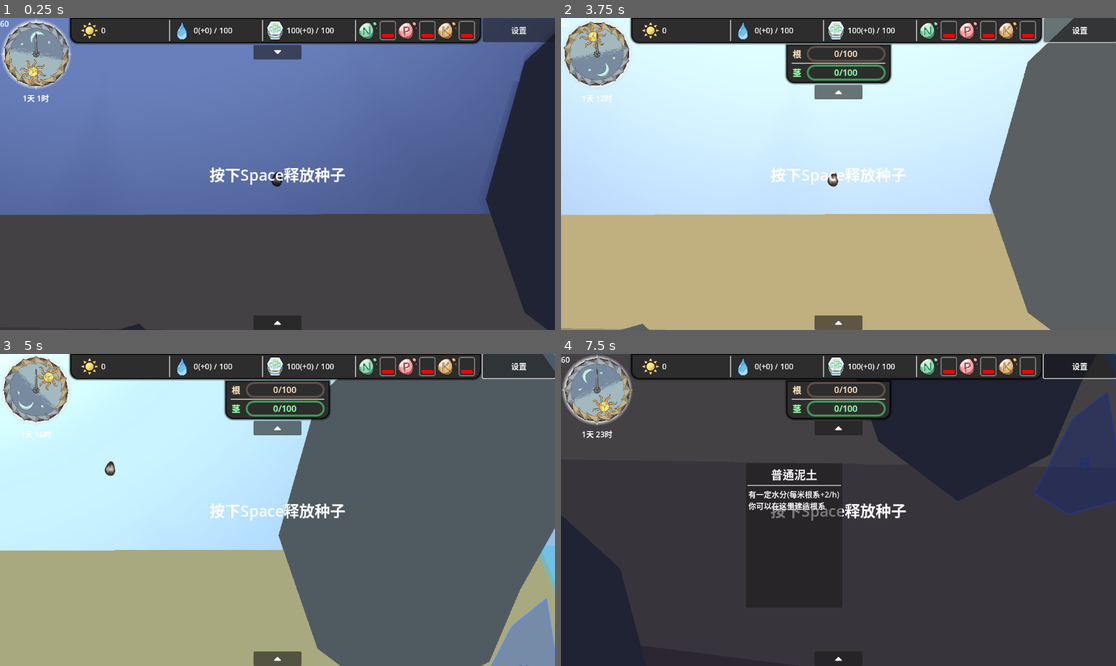
Above: before the commit, frames 1-4 (two rows, left to right).
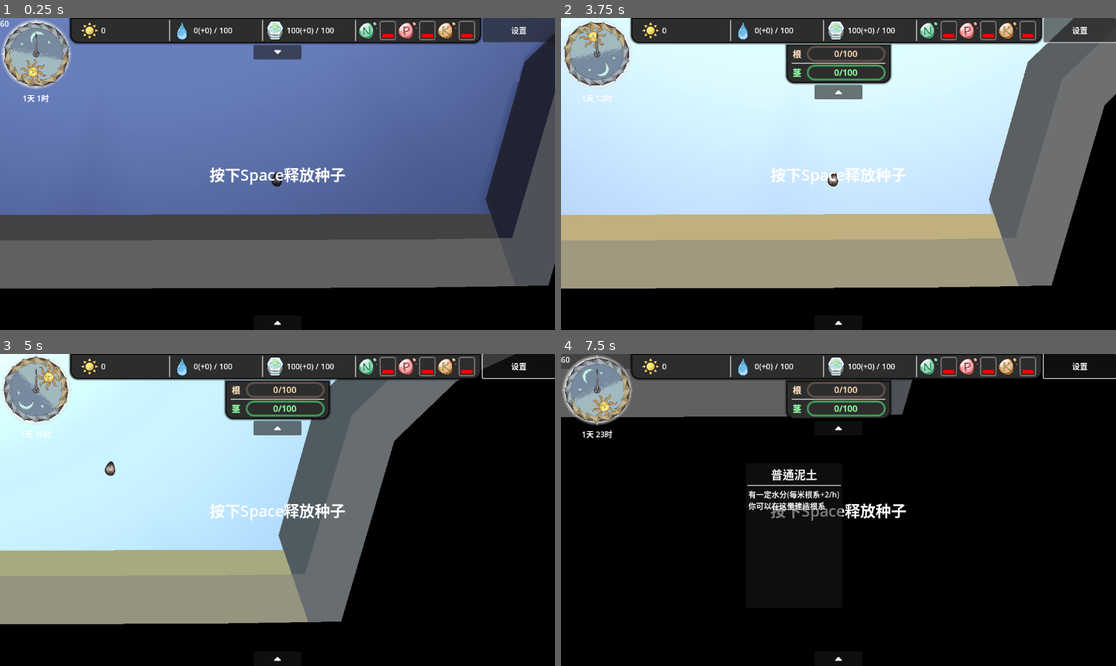
Above: after the commit, the same moments.

Repository: DeanNevan/RootsOfLife
Game: Godot game, scene res://src/main/MainGame/MainGame.tscn
The game is run twice, just before and just after one commit, with the same random seed, the same clock (stepped at 60 frames per second) and the same inputs. The engine's default icon, where the game draws it, is replaced by a stand-in: a white triangle on a blue panel in a dark square.
Inputs (mouse positions are in pixels of both pictures, inside the frame that each line leads up to):
- Up to frame 1 (0.25 s): no input
- Up to frame 2 (3.75 s): click (838, 52) at 0.5 s; click "设置" at 1.25 s; tap Enter at 2 s; drag from (838, 174) to (1077, 30) at 2.02 s; drag from (838, 174) to (1077, 30) at 2.77 s; move the mouse to (838, 174) at 3.52 s; hold D (view_right) from 3.53 s (still down); tap R at 3.6 s; click (838, 174) at 3.67 s
- Up to frame 3 (5 s): release D (view_right) at 4.25 s; drag from (77, 510) to (111, 463) at 4.27 s
- Up to frame 4 (7.5 s): drag from (633, 510) to (866, 510) at 5.02 s; drag from (633, 510) to (866, 510) at 5.77 s; move the mouse to (633, 510) at 6.52 s; hold S (view_down) 6.53-7.25 s; tap R at 6.6 s; click (633, 510) at 6.67 s; drag from (755, 432) to (727, 525) at 7.27 s

The runs differ from the first frame. In frame 1, 31% of the frame differs, in the area x 0-100%, y 24-100%; in frame 2, 30%; in frame 3, 39%; in frame 4, 87%, in the area x 0-100%, y 0-100%.

Commit message:
fog

Diff:
--- a/src/main/MainGame/MainGame.tscn
+++ b/src/main/MainGame/MainGame.tscn
@@ -8,12 +8,32 @@
 [ext_resource type="Script" path="res://src/main/MainGame/MainCamera.gd" id="5_lvrwb"]
 [ext_resource type="PackedScene" uid="uid://cp0hpvpqcv20m" path="res://src/main/MainGame/GameWorld/instances/Test/GameWorldTest.tscn" id="6_wqi6f"]
 [ext_resource type="PackedScene" path="res://src/main/Plant/Plant.tscn" id="7_3m3eh"]
+[ext_resource type="PackedScene" uid="uid://dn0k7nhdqt3jr" path="res://src/main/MainGame/MainGameFX/MainGameFog.tscn" id="9_03237"]
 
 [sub_resource type="LabelSettings" id="LabelSettings_vffmr"]
 font_size = 32
 
 [sub_resource type="LabelSettings" id="LabelSettings_brmlh"]
 font_size = 64
+
+[sub_resource type="Shader" id="Shader_3uikh"]
+code = "// NOTE: Shader automatically converted from Godot Engine 4.0.beta17's CanvasItemMaterial.
+
+shader_type canvas_item;
+render_mode blend_mix;
+
+void fragment() {
+	COLOR.a = 1.0;
+	float a = texture(TEXTURE, UV).r;
+	COLOR.a = 1.0 - a;
+
+}"
+
+[sub_resource type="ShaderMaterial" id="ShaderMaterial_j3r8k"]
+shader = SubResource("Shader_3uikh")
+
+[sub_resource type="ViewportTexture" id="ViewportTexture_s3j1u"]
+viewport_path = NodePath("MainGameFog")
 
 [node name="MainGame" type="Node2D"]
 script = ExtResource("1_72ykg")
@@ -105,6 +125,37 @@
 MIN_ZOOM = 0.3
 movement_gesture = 2
 
+[node name="MainGameFog" parent="." instance=ExtResource("9_03237")]
+disable_3d = true
+transparent_bg = true
+initial_visibility_path = NodePath("Polygon2D2")
+following_camera_path = NodePath("../CameraOrigin/MainCamera")
+
+[node name="Polygon2D2" type="Polygon2D" parent="MainGameFog"]
+z_index = 1
+z_as_relative = false
+position = Vector2(-68, 126)
+polygon = PackedVector2Array(-747, 13, -1322, 11, -1286, -605, -926, -1192, -258, -1441, 310, -1438, 902, -1219, 1356, -728, 812, -477, 652, -323, 555, 7.00002, 363, 10)
+
+[node name="Line2D" type="Line2D" parent="MainGameFog"]
+z_as_relative = false
+width = 200.0
+default_color = Color(0.498039, 0.498039, 0.498039, 1)
+begin_cap_mode = 1
+end_cap_mode = 1
+
+[node name="Node" type="CanvasLayer" parent="."]
+
+[node name="TextureRect" type="TextureRect" parent="Node"]
+material = SubResource("ShaderMaterial_j3r8k")
+anchors_preset = 15
+anchor_right = 1.0
+anchor_bottom = 1.0
+grow_horizontal = 2
+grow_vertical = 2
+mouse_filter = 2
+texture = SubResource("ViewportTexture_s3j1u")
+
 [connection signal="seed_ok" from="Seed" to="." method="_on_seed_seed_ok"]
 [connection signal="building_canceled" from="LayerUI/MainGameUI" to="." method="_on_main_game_ui_building_canceled"]
 [connection signal="building_requested" from="LayerUI/MainGameUI" to="." method="_on_main_game_ui_building_requested"]
--- /dev/null
+++ b/src/main/MainGame/MainGameFX/MainGameFog.gd
@@ -0,0 +1,31 @@
+extends SubViewport
+
+
+@export var initial_visibility_path : NodePath
+var initial_visibility : Polygon2D
+@export var following_camera_path : NodePath
+var following_camera : Camera2D
+@onready var camera = $Camera2D
+
+# Called when the node enters the scene tree for the first time.
+func _ready():
+	initial_visibility = get_node(initial_visibility_path)
+	following_camera = get_node(following_camera_path)
+	get_parent().get_viewport().connect("size_changed", _on_viewport_size_changed)
+	_on_viewport_size_changed()
+
+	if is_instance_valid(initial_visibility):
+		var new_line = $Line2D
+		new_line.position = initial_visibility.position
+		var points = initial_visibility.polygon
+		points.append(points[0])
+		new_line.points = points
+		self.add_child(new_line)
+
+func _on_viewport_size_changed():
+	size = get_parent().get_viewport().size
+
+func _process(_delta):
+	if is_instance_valid(following_camera):
+		camera.position = following_camera.position
+		camera.zoom = following_camera.zoom
--- /dev/null
+++ b/src/main/MainGame/MainGameFX/MainGameFog.tscn
@@ -0,0 +1,8 @@
+[gd_scene load_steps=2 format=3 uid="uid://dn0k7nhdqt3jr"]
+
+[ext_resource type="Script" path="res://src/main/MainGame/MainGameFX/MainGameFog.gd" id="1_2xyge"]
+
+[node name="MainGameFog" type="SubViewport"]
+script = ExtResource("1_2xyge")
+
+[node name="Camera2D" type="Camera2D" parent="."]
--- a/src/main/TreeLike/TreeLikeLine.gd
+++ b/src/main/TreeLike/TreeLikeLine.gd
@@ -8,10 +8,12 @@
 var status : Status = Status.BUILDING
 
 
-#@onready var _FogSprite = get_node("/root/Test/FogSprite")
+@onready var _Fog = get_node("/root/MainGame/MainGameFog")
 @onready var _AreaLine = %AreaLine
 @onready var _LineTexture = %LineTexture
 @onready var _LineTextureBorder = %LineTextureBorder
+@onready var _LineTextureOccluder = %LineTextureOccluder
+@onready var _LineTextureOccluder2 = %LineTextureOccluder2
 
 var parent_line : TreeLikeLine
 var child_lines := []
@@ -21,12 +23,17 @@
 		self.width = clamp(calculate_width(_thickness), 1, 1000)
 		_LineTexture.width = self.width
 		_LineTextureBorder.width = self.width + 5
+		_LineTextureOccluder.width = self.width + 200
+		_LineTextureOccluder2.width = self.width + 100
 
 # Called when the node enters the scene tree for the first time.
 func _ready():
 	default_color.a = 0
 
 	thickness = calculate_length()
+
+	self.remove_child(_LineTextureOccluder)
+	_Fog.add_child(_LineTextureOccluder)
 
 
 # Called every frame. '_delta' is the elapsed time since the previous frame.
@@ -67,6 +74,8 @@
 func update_line_texture():
 	_LineTexture.points = points
 	_LineTextureBorder.points = points
+	_LineTextureOccluder.points = points
+	_LineTextureOccluder2.points = points
 	pass
 
 func get_length() -> float:
--- a/src/main/TreeLike/TreeLikeLine.tscn
+++ b/src/main/TreeLike/TreeLikeLine.tscn
@@ -1,4 +1,4 @@
-[gd_scene load_steps=3 format=3]
+[gd_scene load_steps=3 format=3 uid="uid://b3ipf8py7k46e"]
 
 [ext_resource type="Script" path="res://src/main/TreeLike/TreeLikeLine.gd" id="1_oac7p"]
 [ext_resource type="Script" path="res://src/main/utils/DetectArea2D.gd" id="2_0daqk"]
@@ -18,6 +18,20 @@
 begin_cap_mode = 1
 end_cap_mode = 1
 
+[node name="LineTextureOccluder" type="Line2D" parent="."]
+unique_name_in_owner = true
+z_as_relative = false
+default_color = Color(0.498039, 0.498039, 0.498039, 1)
+begin_cap_mode = 1
+end_cap_mode = 1
+
+[node name="LineTextureOccluder2" type="Line2D" parent="LineTextureOccluder"]
+unique_name_in_owner = true
+z_index = 1
+z_as_relative = false
+begin_cap_mode = 1
+end_cap_mode = 1
+
 [node name="AreaLine" type="Area2D" parent="."]
 unique_name_in_owner = true
 monitoring = false
Not shown: 1 places in src/main/MainGame/MainGame.tscn that only renumber resources
